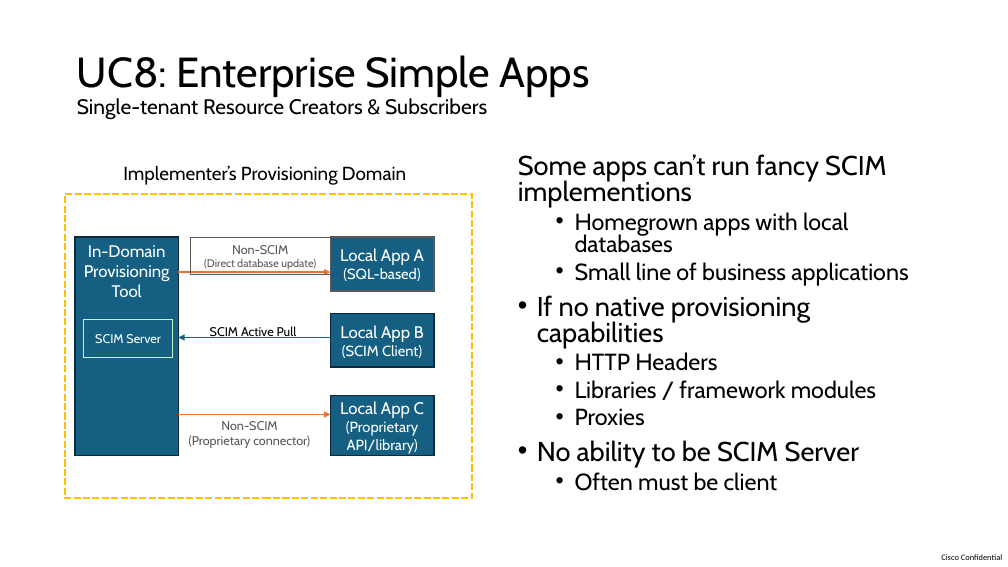
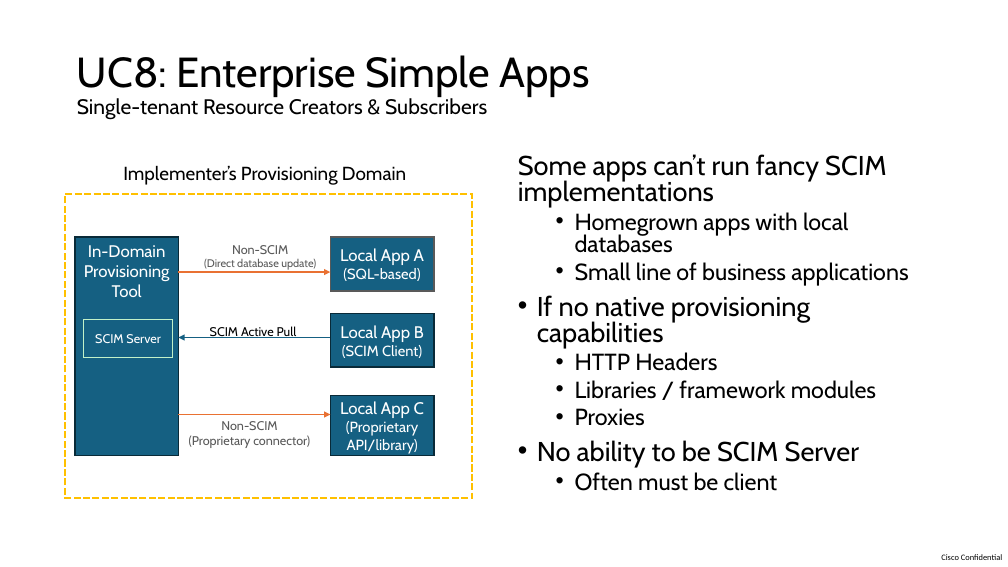
Before and after one commit to pamelatech/scim-use-case-revamp, a slide deck: slide 34 of Use Cases 29 Sep 2024.pptx. Drawn at 1008x567 pixels with LibreOffice and Linux fonts; fonts in the diff are those of the drawing. Boxes give left, top, right and bottom in pixels: in the first picture for what was removed or moved away, otherwise in the second. Text is boxed around its words. In the diff, an @@ line names an element or a change of style, - is before the commit and + after.

```diff
--- a/Use Cases 29 Sep 2024.pptx
+++ b/Use Cases 29 Sep 2024.pptx
@@ text at (518,154,887,207): text changed @@
-Some apps can’t run fancy SCIM implementions
+Some apps can’t run fancy SCIM implementations
@@ text "Non-SCIM": place and size @@
-text "Non-SCIM" at (191,238,330,275)
+text "Non-SCIM" at (204,245,316,270)
@@ text "Non-SCIM" at (204,245,316,270): outline #595959 0.75 pt to none @@
```
Also in this commit, not shown: 5 other slides changed.
